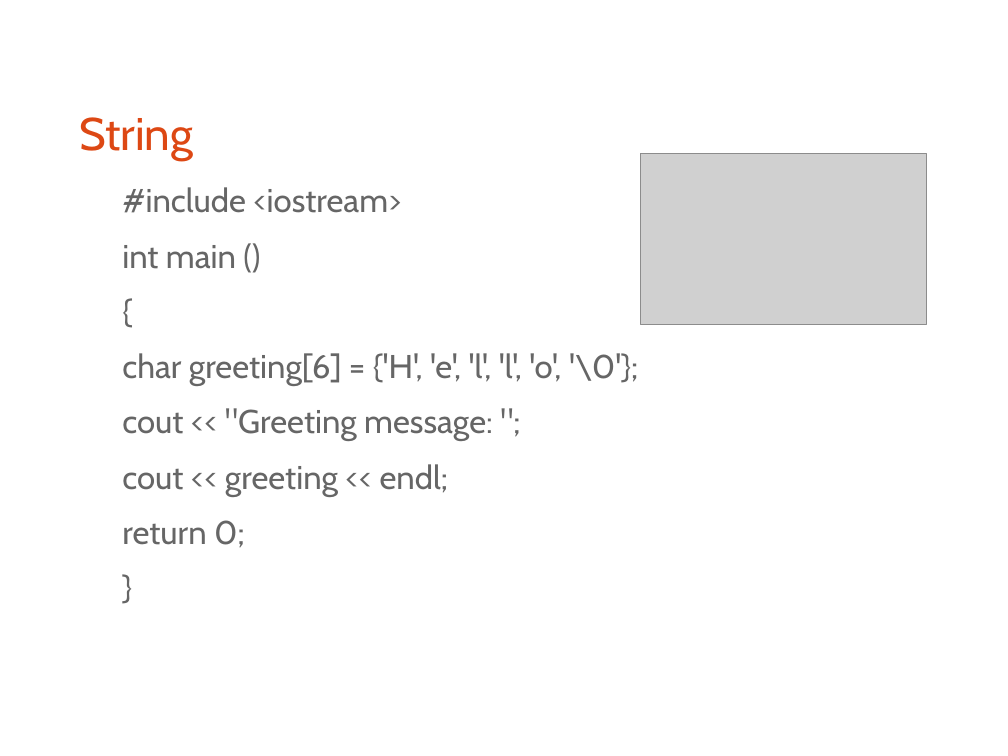
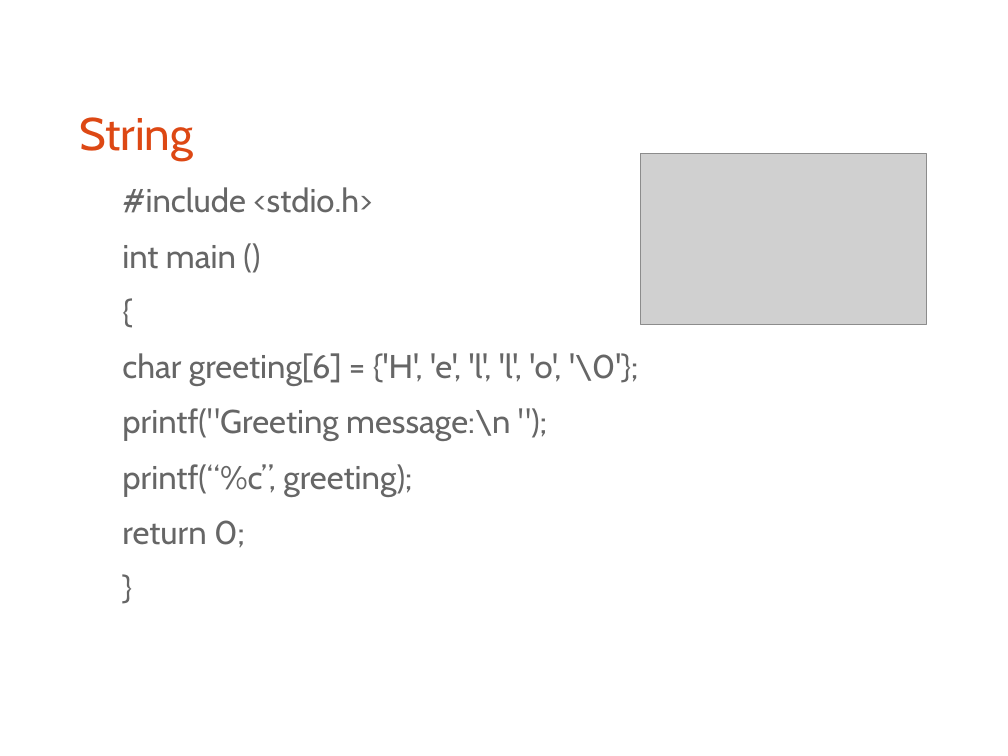
Before and after one commit to bagustris/prokom-tf, a slide deck: slide 18 of prokom4.odp. Drawn at 1008x756 pixels with LibreOffice and Linux fonts; fonts in the diff are those of the drawing; grey boxes stand for pictures. Boxes give left, top, right and bottom in pixels: in the first picture for what was removed or moved away, otherwise in the second. Text is boxed around its words. In the diff, an @@ line names an element or a change of style, - is before the commit and + after.

```diff
--- a/prokom4.odp
+++ b/prokom4.odp
@@ text at [122,187,372,213]: text changed @@
-#include <iostream>
+#include <stdio.h>
@@ text at [122,408,510,496]: text changed @@
-cout << "Greeting message: ";
-cout << greeting << endl;
+printf("Greeting message:\n ");
+printf(“%c”, greeting);
```
Also in this commit, not shown: 12 other slides changed, 1 slide removed, 37 other files.
